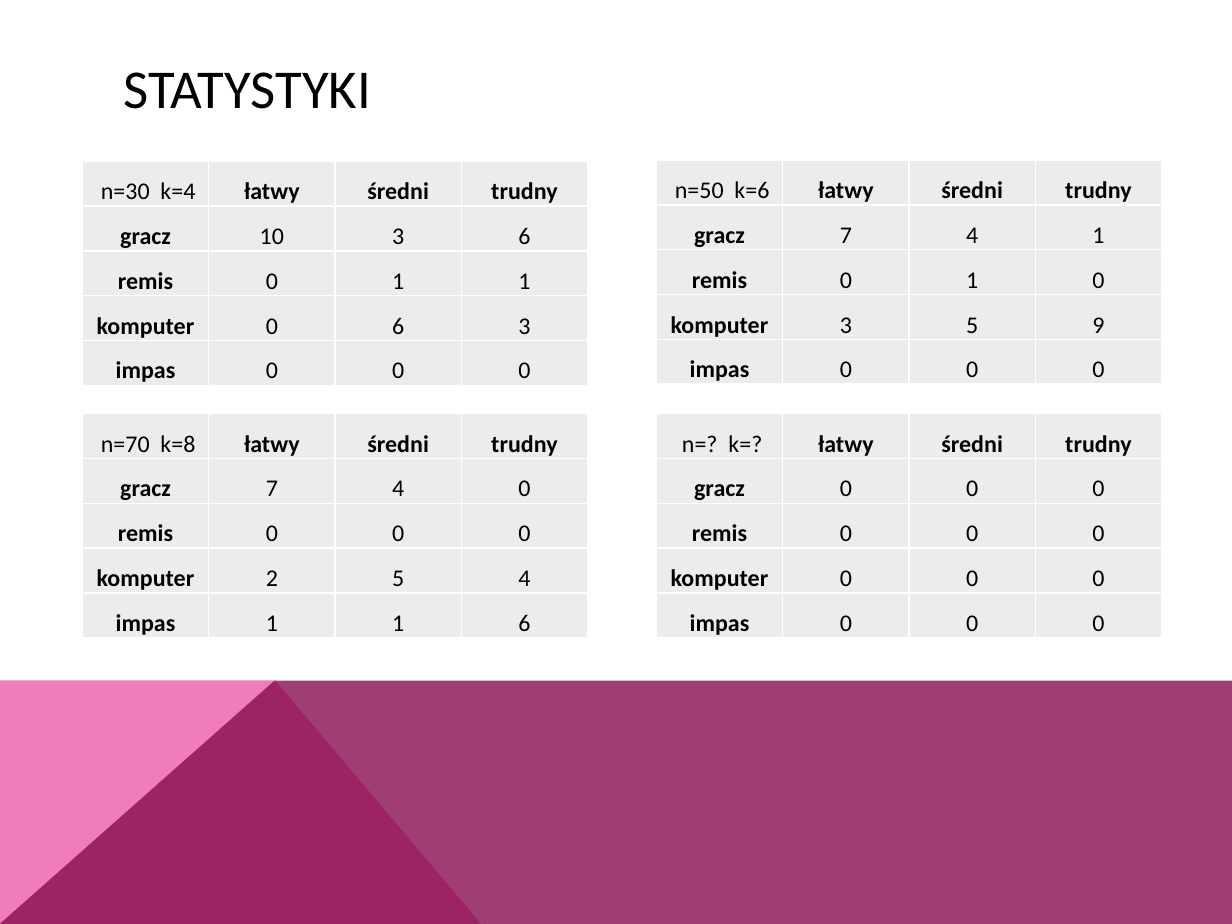
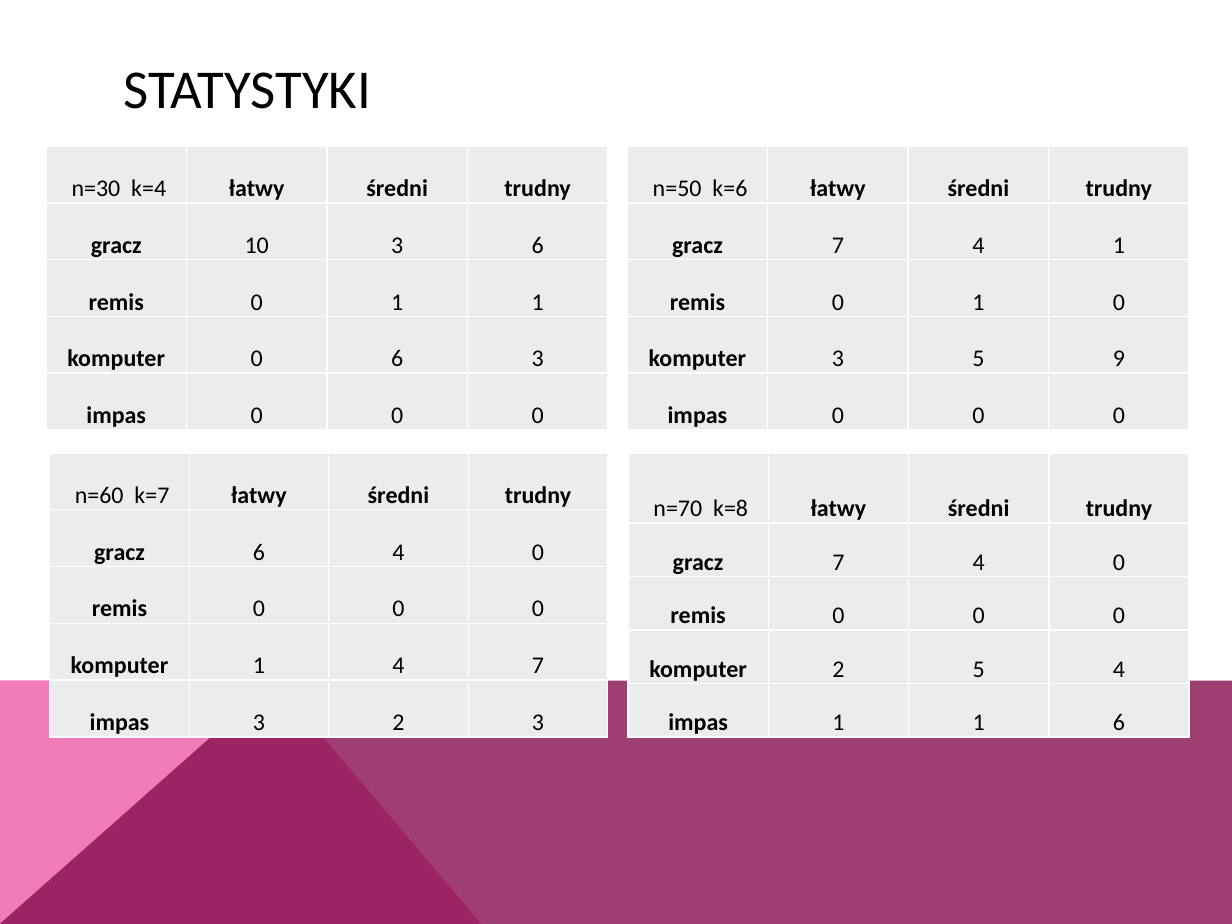
Before and after one commit to anyanyany/KTL, a slide deck: slide 6 of Opis projektu/Prezentacja.pptx. Drawn at 1232x924 pixels with LibreOffice and Linux fonts; fonts in the diff are those of the drawing. Boxes give left, top, right and bottom in pixels: in the first picture for what was removed or moved away, otherwise in the second. Text is boxed around its words. In the diff, an @@ line names an element or a change of style, - is before the commit and + after.

Commit message:
update presentation

```diff
--- a/Opis projektu/Prezentacja.pptx
+++ b/Opis projektu/Prezentacja.pptx
@@ table: place and size @@
-table at box(83, 161, 590, 386)
+table at box(46, 145, 607, 431)
@@ table: place and size @@
-table at box(657, 160, 1164, 385)
+table at box(627, 145, 1189, 431)
@@ table at box(49, 453, 606, 738) @@
-row 1, column 1: n=70 k=8
+row 1, column 1: n=60 k=7
-row 2, column 2: 7
+row 2, column 2: 6
-row 4: komputer | 2 | 5 | 4
+row 4: komputer | 1 | 4 | 7
-row 5: impas | 1 | 1 | 6
+row 5: impas | 3 | 2 | 3
@@ table: place and size @@
-table at box(83, 414, 590, 639)
+table at box(49, 453, 606, 738)
@@ table at box(628, 453, 1190, 738) @@
-row 1, column 1: n=? k=?
+row 1, column 1: n=70 k=8
-row 2, column 2: 0
+row 2, column 2: 7
-row 2, column 3: 0
+row 2, column 3: 4
-row 4: komputer | 0 | 0 | 0
+row 4: komputer | 2 | 5 | 4
-row 5: impas | 0 | 0 | 0
+row 5: impas | 1 | 1 | 6
@@ table: place and size @@
-table at box(657, 414, 1164, 639)
+table at box(628, 453, 1190, 738)
```
Also in this commit, not shown: 1 slide added.
